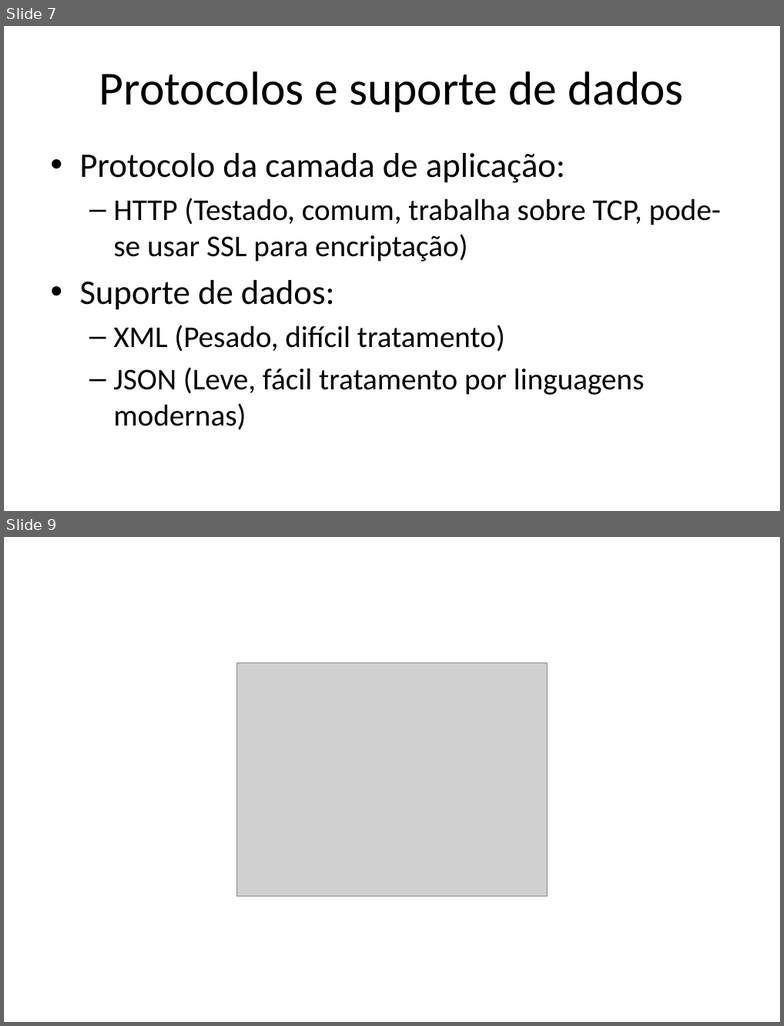
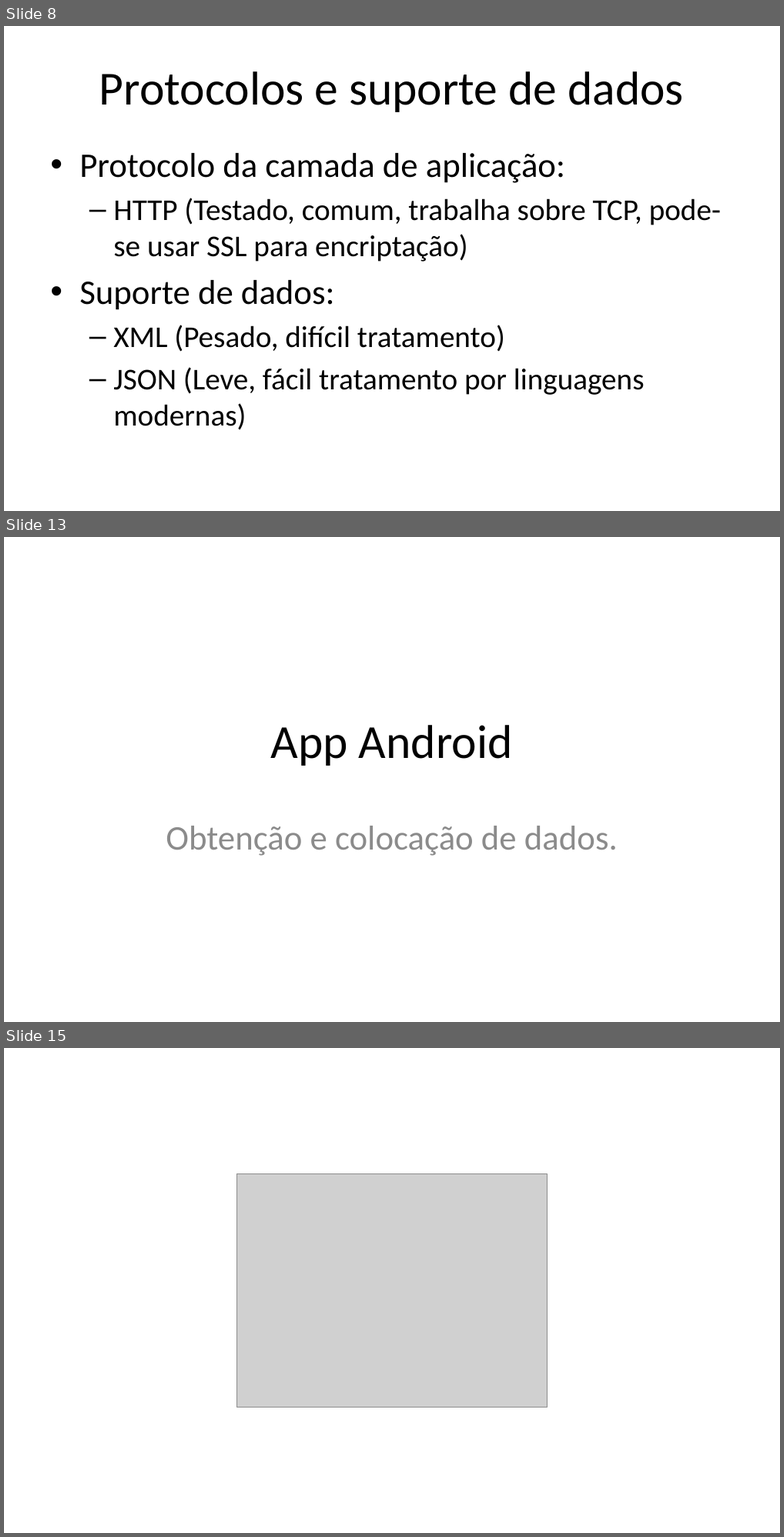
Before and after one commit to iptomar/letrinhas_si, a slide deck: Apresentacoes/v01.pptx. Shown one above the other, each under a label of ours: slides 7 and 9 before the commit, slides 8, 13 and 15 after it; the slides between them are not shown. The pictures are 784x1026 and 784x1537 pixels, drawn with LibreOffice and Linux fonts; fonts in the diff are those of the drawing; grey boxes stand for pictures; background and template pictures are left out. Boxes give left, top, right and bottom in pixels: in the first picture for what was removed or moved away, otherwise in the second. Text is boxed around its words. In the diff, an @@ line names an element or a change of style, - is before the commit and + after.

```diff
--- a/Apresentacoes/v01.pptx
+++ b/Apresentacoes/v01.pptx
@@ slide 13 added at (4, 537, 780, 1022), background #FFFFFF @@
@@ title added at (271, 725, 513, 766), 44 pt, text #000000 @@
+App Android
@@ subtitle added at (166, 826, 618, 856), 32 pt, text #8C8C8C @@
+Obtenção e colocação de dados.
@@ what was slide 7 is now slide 8 @@
@@ what was slide 9 is now slide 15 @@
```
Also in this commit, not shown: 3 slides changed, 6 other slides added, 6 other files.
